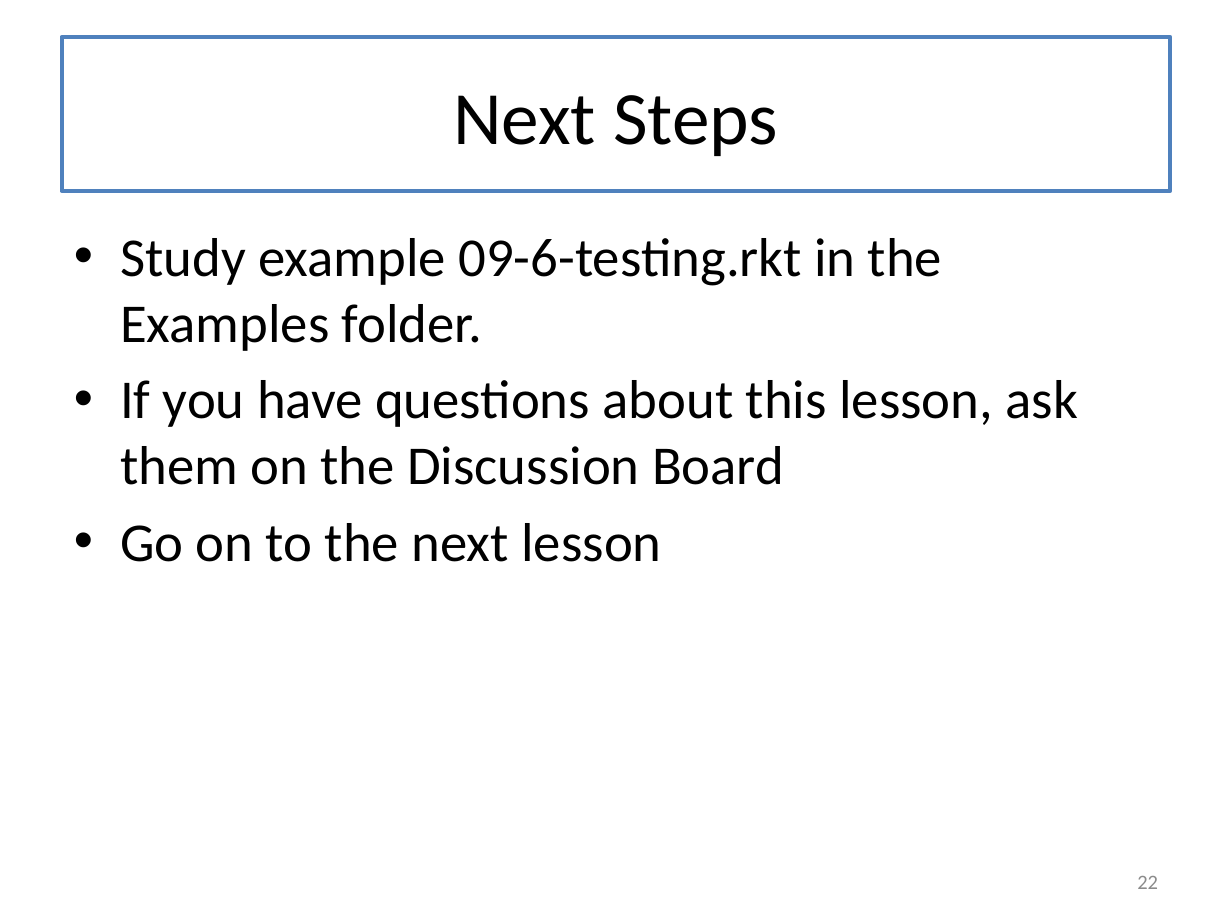
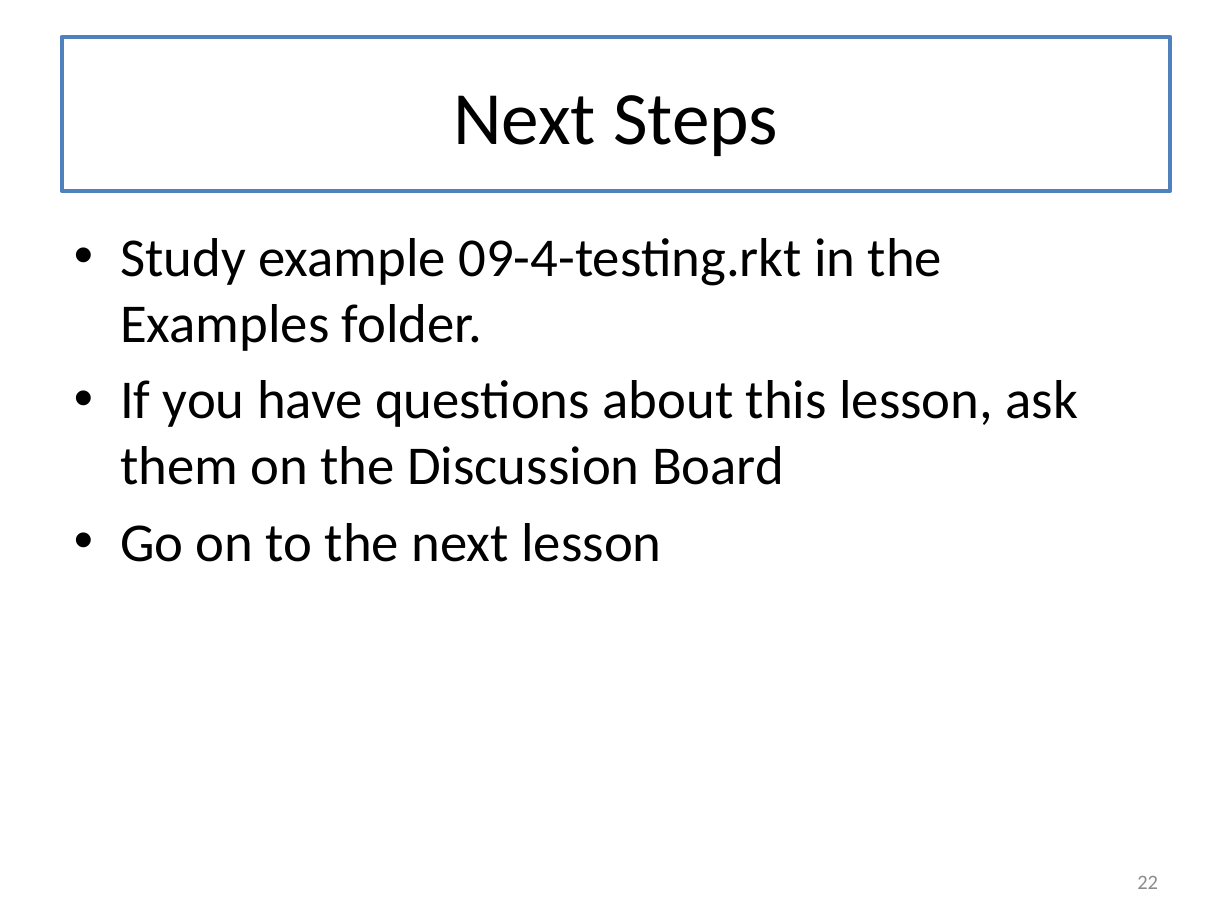
Before and after one commit to mwand/cs5010f16, a slide deck: slide 22 of Slides/Lesson 9.4 Testing Simple Objects.pptx. Drawn at 1232x924 pixels with LibreOffice and Linux fonts; fonts in the diff are those of the drawing. Boxes give left, top, right and bottom in pixels: in the first picture for what was removed or moved away, otherwise in the second. Text is boxed around its words. In the diff, an @@ line names an element or a change of style, - is before the commit and + after.

```diff
--- a/Slides/Lesson 9.4 Testing Simple Objects.pptx
+++ b/Slides/Lesson 9.4 Testing Simple Objects.pptx
@@ text at (120,238,942,351): text changed @@
-• Study example 09-6-testing.rkt in the Examples folder.
+• Study example 09-4-testing.rkt in the Examples folder.
```
Also in this commit, not shown: 9 other slides changed, 8 other files.
